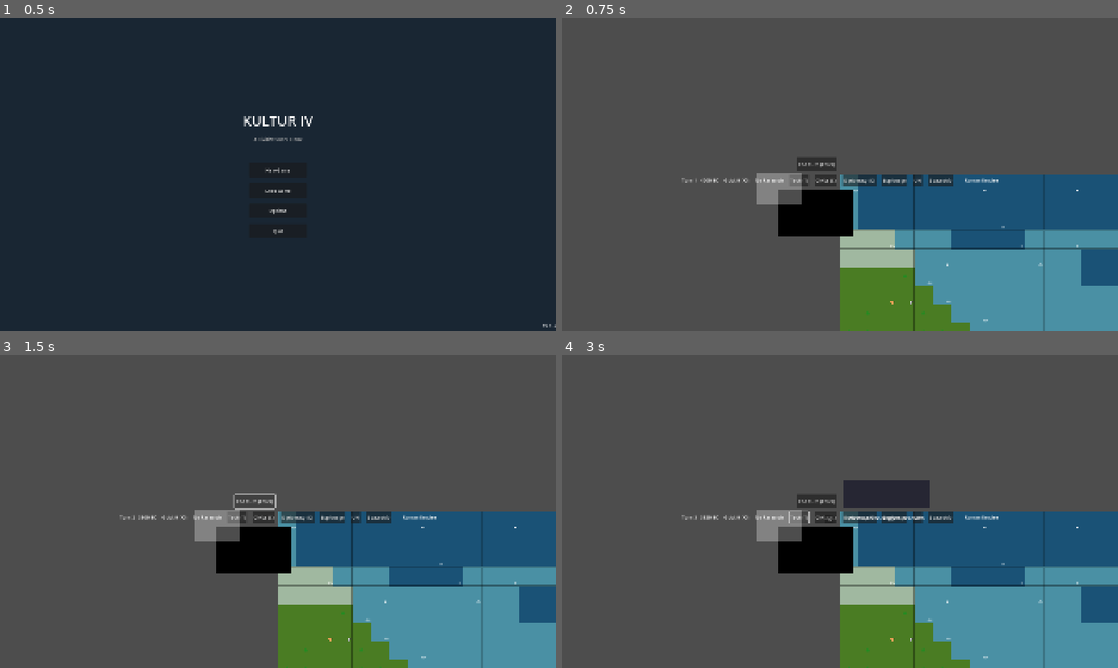
Above: before the commit, frames 1-4 (two rows, left to right).
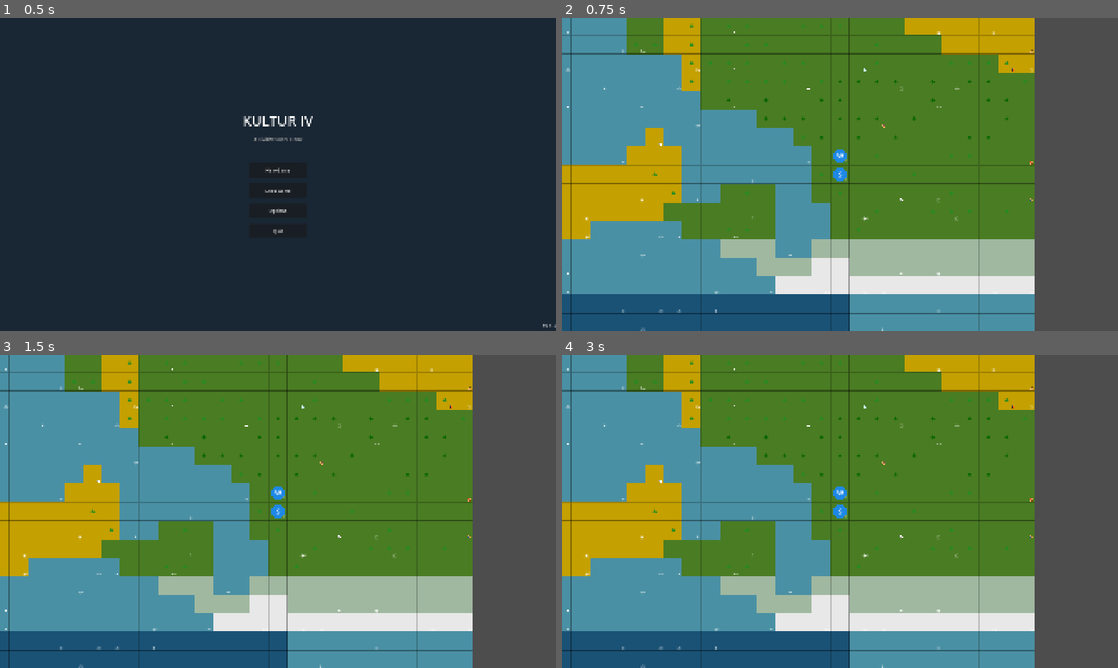
Above: after the commit, the same moments.

Repository: mammaspappa/KULTURIV
Game: Godot game, scene res://scenes/main/main_menu.tscn
The game is run twice, just before and just after one commit, with the same random seed, the same clock (stepped at 60 frames per second) and the same inputs.
Inputs (mouse positions are in pixels of both pictures, inside the frame that each line leads up to):
- Up to frame 1 (0.5 s): no input
- Up to frame 2 (0.75 s): click "New Game" at 0.5 s
- Up to frame 3 (1.5 s): click (255, 502) at 1.25 s, where only the run before the commit has a clickable "End Turn (Enter)"
- Up to frame 4 (3 s): click (817, 502) at 2 s, where only the run before the commit has a clickable "End Turn (Enter)"; click (801, 517) at 2.75 s, where only the run before the commit has a clickable "Tech (T)"

Frame 1 is identical in both runs. In frame 2, 90% of the frame differs, in the area x 0-100%, y 0-100%; in frame 3, 90%; in frame 4, 90%.
Error before the commit: Invalid assignment of property or key 'owner' with value of type 'RefCounted (Player)' on a base object of type 'Node2D (Unit)'. (res://scripts/core/player.gd:…
Error after the commit: Trying to assign value of type 'HBoxContainer' to a variable of type 'VBoxContainer'. (res://scripts/ui/spaceship_screen.gd:91)

Commit message:
Fix property name mismatches preventing unit/city selection
Bug: Units and cities could not be selected because of property naming
inconsistencies between classes:

- Unit class defines `player_owner`, but Player.add_unit set `unit.owner`
- City class defines `player_owner`, but Player.add_city set `city.owner`
- GameTile uses `tile_owner`, but some code accessed `tile.owner`

This caused player_owner to remain null, so ownership checks always failed.

Fixed in:
- player.gd: add_unit/add_city now set player_owner correctly
- game_world.gd: Use player_owner for unit/city ownership checks
- ai_controller.gd: Use player_owner and tile_owner
- improvement_system.gd: Use player_owner for worker tech checks
- save_system.gd: Use tile_owner when restoring tile ownership

Co-Authored-By: Claude Opus 4.5 <noreply@anthropic.com>

Diff:
--- a/scripts/ai/ai_controller.gd
+++ b/scripts/ai/ai_controller.gd
@@ -236,7 +236,7 @@
 	var gold_flavor = flavor.get("gold", 5)
 
 	# If on owned tile without improvement, build one
-	if tile.owner == player and tile.improvement_id == "" and tile.road_level == 0:
+	if tile.tile_owner == player and tile.improvement_id == "" and tile.road_level == 0:
 		var improvements = ImprovementSystem.get_available_improvements(unit, tile)
 
 		if not improvements.is_empty():
@@ -313,7 +313,7 @@
 		var garrison = GameManager.get_units_at(city.grid_position)
 		var has_military = false
 		for g_unit in garrison:
-			if g_unit.owner == player and g_unit.get_strength() > 0:
+			if g_unit.player_owner == player and g_unit.get_strength() > 0:
 				has_military = true
 				break
 		if not has_military:
@@ -601,8 +601,8 @@
 		if tile == null:
 			continue
 		var enemy = GameManager.get_unit_at(tile_pos)
-		if enemy != null and enemy.owner != player:
-			if GameManager.is_at_war(player, enemy.owner):
+		if enemy != null and enemy.player_owner != player:
+			if GameManager.is_at_war(player, enemy.player_owner):
 				enemies.append(enemy)
 
 	return enemies
--- a/scripts/core/game_world.gd
+++ b/scripts/core/game_world.gd
@@ -176,12 +176,12 @@
 	var clicked_city = GameManager.get_city_at(grid_pos)
 
 	# If clicking on own unit, select it
-	if clicked_unit and clicked_unit.owner == GameManager.human_player:
+	if clicked_unit and clicked_unit.player_owner == GameManager.human_player:
 		_select_unit(clicked_unit)
 		return
 
 	# If clicking on own city, select it
-	if clicked_city and clicked_city.owner == GameManager.human_player:
+	if clicked_city and clicked_city.player_owner == GameManager.human_player:
 		_select_city(clicked_city)
 		return
 
@@ -203,7 +203,7 @@
 		var target_unit = _get_unit_at_screen_pos(grid_pos)
 
 		# Attack enemy
-		if target_unit and target_unit.owner != selected_unit.owner:
+		if target_unit and target_unit.player_owner != selected_unit.player_owner:
 			if selected_unit.can_attack(target_unit):
 				_attack_unit(selected_unit, target_unit)
 				return
@@ -348,7 +348,7 @@
 	pass
 
 func _on_unit_selected(unit: Unit) -> void:
-	if unit.owner == GameManager.human_player:
+	if unit.player_owner == GameManager.human_player:
 		_update_reachable_tiles()
 
 func _on_unit_deselected(_unit: Unit) -> void:
@@ -407,7 +407,7 @@
 		return null
 
 	var pos = settler.grid_position
-	var owner = settler.owner
+	var owner = settler.player_owner
 
 	# Get city name
 	var civ_data = DataManager.get_civ(owner.civilization_id)
@@ -424,7 +424,7 @@
 	for tile_pos in city.territory:
 		var tile = game_grid.get_tile(tile_pos)
 		if tile:
-			tile.owner = owner
+			tile.tile_owner = owner
 			tile.city_owner = city
 			tile.update_visuals()
 
--- a/scripts/core/player.gd
+++ b/scripts/core/player.gd
@@ -53,14 +53,14 @@
 	pass
 
 func add_unit(unit) -> void:
-	unit.owner = self
+	unit.player_owner = self
 	units.append(unit)
 
 func remove_unit(unit) -> void:
 	units.erase(unit)
 
 func add_city(city) -> void:
-	city.owner = self
+	city.player_owner = self
 	cities.append(city)
 
 func remove_city(city) -> void:
--- a/scripts/systems/improvement_system.gd
+++ b/scripts/systems/improvement_system.gd
@@ -50,8 +50,8 @@
 
 	# Check tech requirement
 	var required_tech = improvement.get("required_tech", "")
-	if required_tech != "" and worker.owner != null:
-		if not worker.owner.has_tech(required_tech):
+	if required_tech != "" and worker.player_owner != null:
+		if not worker.player_owner.has_tech(required_tech):
 			return false
 
 	# Check resource requirements (some improvements only work with certain resources)
@@ -106,7 +106,7 @@
 		return false
 
 	# Check tech requirement (usually railroad tech)
-	if worker.owner != null and not worker.owner.has_tech("railroad"):
+	if worker.player_owner != null and not worker.player_owner.has_tech("railroad"):
 		return false
 
 	return true
--- a/scripts/systems/save_system.gd
+++ b/scripts/systems/save_system.gd
@@ -235,7 +235,7 @@
 			for tile_pos in city.territory:
 				var tile = GameManager.hex_grid.get_tile(tile_pos) if GameManager.hex_grid else null
 				if tile:
-					tile.owner = owner
+					tile.tile_owner = owner
 					tile.city_owner = city
 					tile.update_visuals()
 
